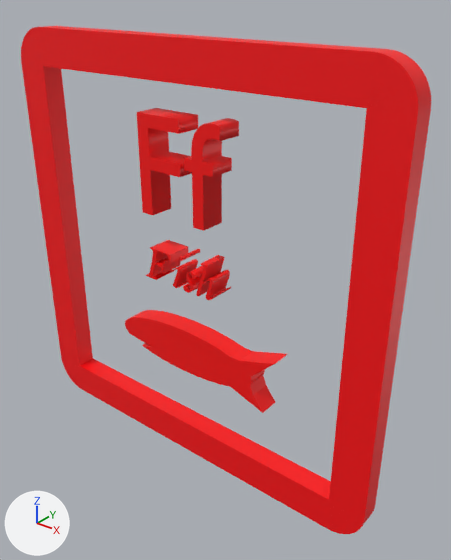
The glTF model assets/models/Letter/Letter_F.glb, before and after one commit.
The view is the same before and after, from a 50 mm lens placed at (1.75, -0.58, 2.82), pointed at (0.14, 1.42, 1.58). Every picture has the same lights, and +X, +Y and +Z are marked at lower left. Where no turn or scale is listed for an object, it has been applied to the vertices.

Names of what the first picture shows: 'Cube', 'Cylinder', 'Text', 'Text.001'.
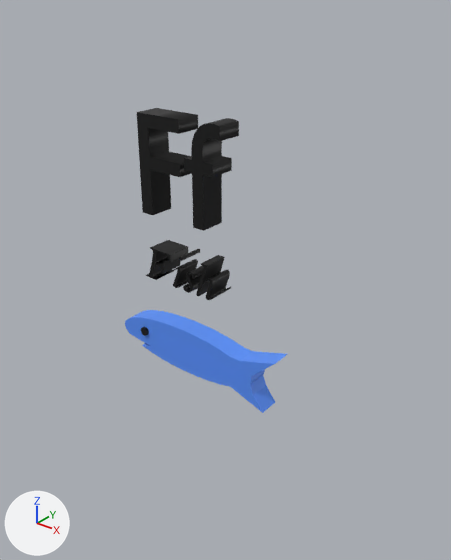
Edits to the bpy script that builds the scene:
```text
Change mat_material_004:
    mat_material_004.base_color: (1.0, 0.0, 0.0) -> (0.0, 0.0, 0.0)  # red #ff0000 -> black #000000
Change mat_material_007:
    mat_material_007.base_color: (1.0, 0.0, 0.0) -> (0.103, 0.292, 1.0)  # red #ff0000 -> blue #5a93ff
Change mat_material_003:
    mat_material_003.base_color: (1.0, 0.0, 0.0) -> (0.0, 0.0, 0.0)  # red #ff0000 -> black #000000
Add mat_material_001:
    mat_material_001 = principled_material('Material.001')
    mat_material_001.base_color = (0.0, 0.0, 0.0)  # black #000000
Add me_cylinder:
    me_cylinder.from_pydata(...)  # a 32-sided cylinder along y spanning x -0.0219..0.0219, y -0.0621..0.0621, z -0.0219..0.0219
    me_cylinder.materials.append(mat_material_001)  # black #000000
Remove ob_cube:
    ob_cube = bpy.data.objects.new('Cube', me_cube)
    ob_cube.location = (0.0, 1.327, 1.615)
Add ob_cylinder_001:
    ob_cylinder_001 = bpy.data.objects.new('Cylinder.001', me_cylinder)
    ob_cylinder_001.location = (-0.252, 1.326, 1.232)
```

Changed parts and their boxes (x1, y1, x2, y2) in the pictures (451 x 560 px):
'Cube', deleted (red): before (21, 26, 431, 534)
'Text', recoloured (red to black): (137, 108, 239, 231) in both
'Cylinder', recoloured (red to blue): (125, 310, 287, 413) in both
'Text.001', recoloured (red to black): (146, 240, 231, 300) in both
'Cylinder.001', added: after (141, 327, 149, 336)
